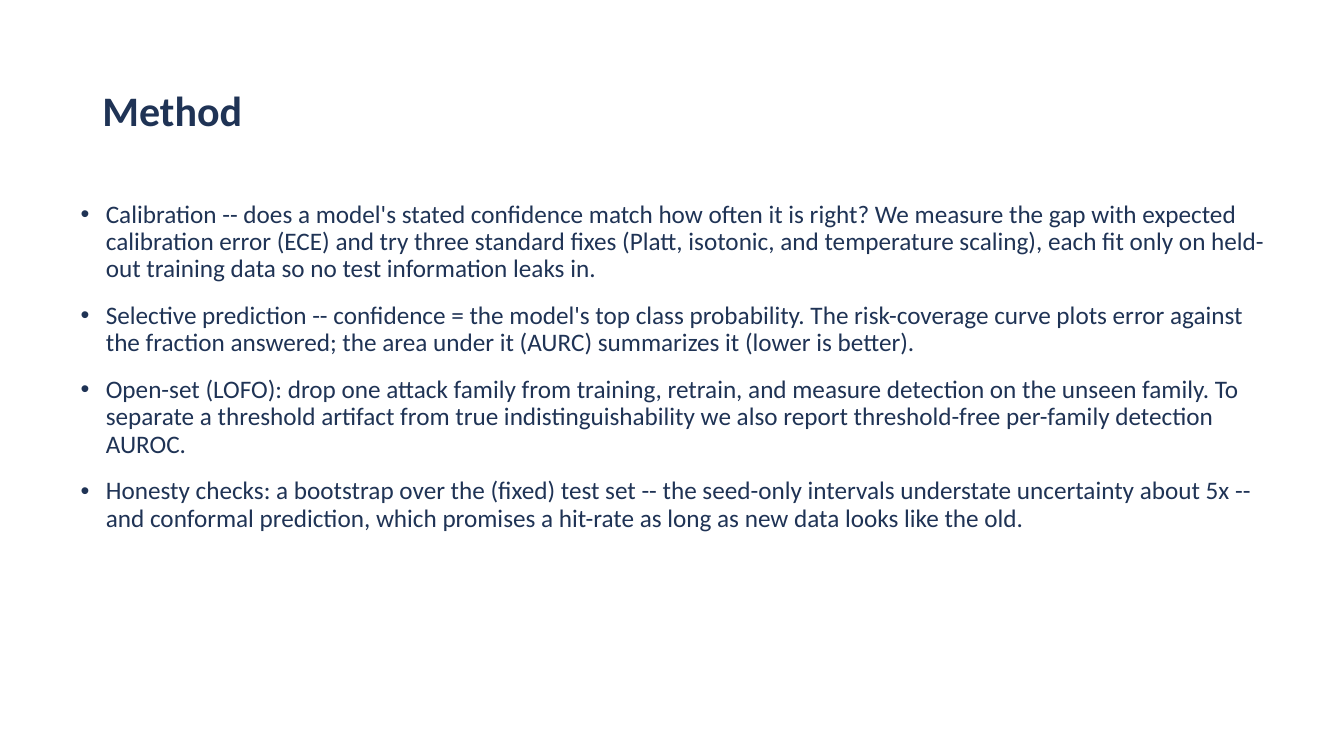
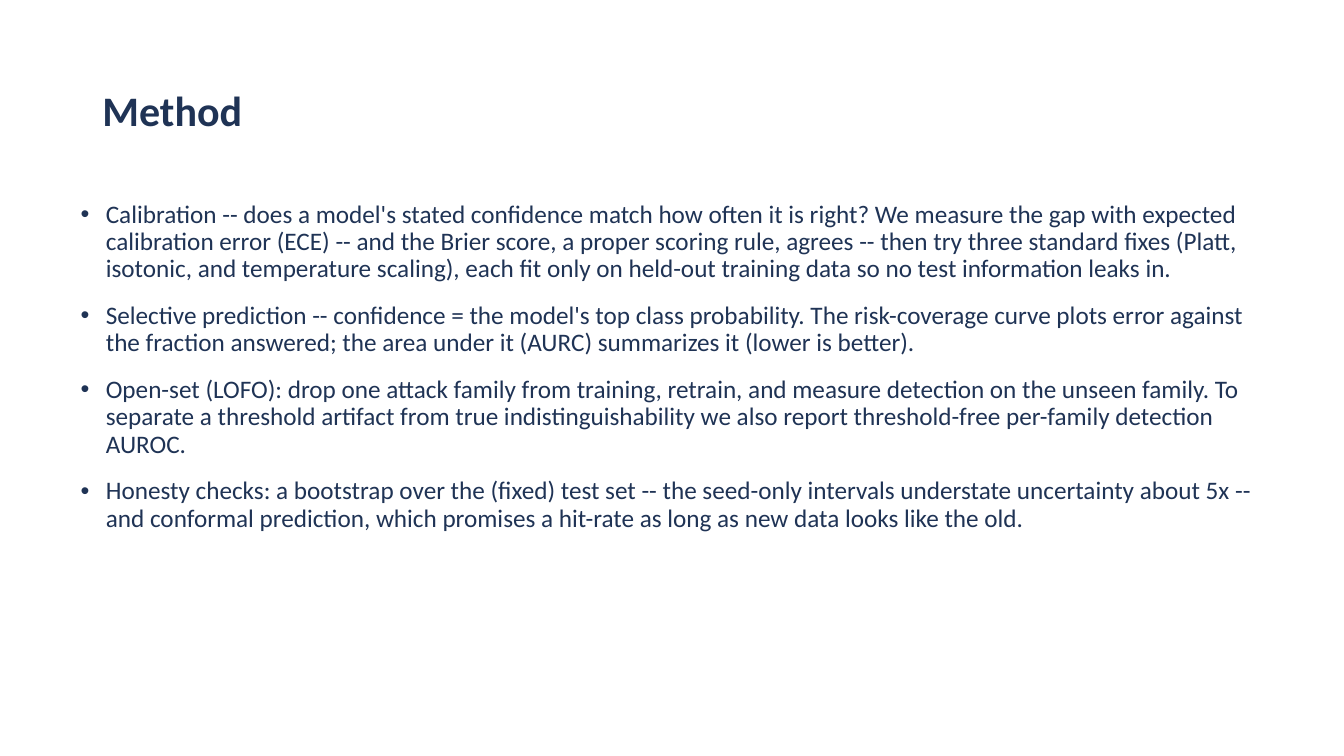
Before and after one commit to aiparallel0/chaoscrypt, a slide deck: slide 4 of papers/paper2-ids-selective/presentation.pptx. Drawn at 1344x756 pixels with LibreOffice and Linux fonts; fonts in the diff are those of the drawing; background and template pictures are left out. Boxes give left, top, right and bottom in pixels: in the first picture for what was removed or moved away, otherwise in the second. Text is boxed around its words. In the diff, an @@ line names an element or a change of style, - is before the commit and + after.

```diff
--- a/papers/paper2-ids-selective/presentation.pptx
+++ b/papers/paper2-ids-selective/presentation.pptx
@@ text at (106, 205, 1236, 282): text changed @@
-• Calibration -- does a model's stated confidence match how often it is right? We measure the gap with expected calibration error (ECE) and try three standard fixes (Platt, isotonic, and temperature scaling), each fit only on held-out training data so no test information leaks in.
+• Calibration -- does a model's stated confidence match how often it is right? We measure the gap with expected calibration error (ECE) -- and the Brier score, a proper scoring rule, agrees -- then try three standard fixes (Platt, isotonic, and temperature scaling), each fit only on held-out training data so no test information leaks in.
```
Also in this commit, not shown: 1 other slide changed, 1 slide added, 2 other files.
